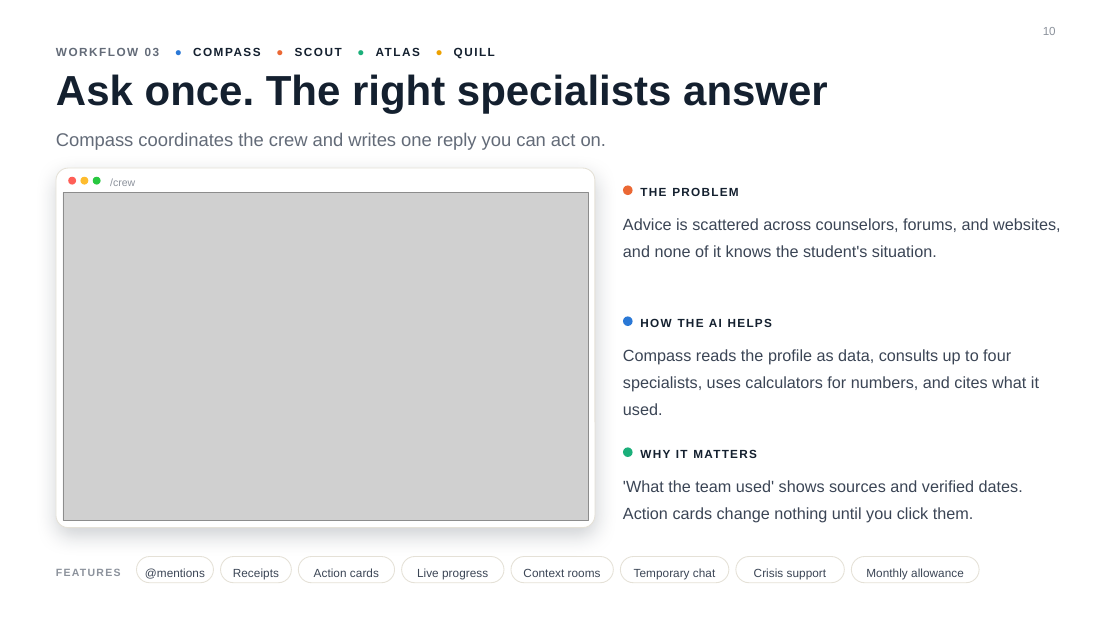
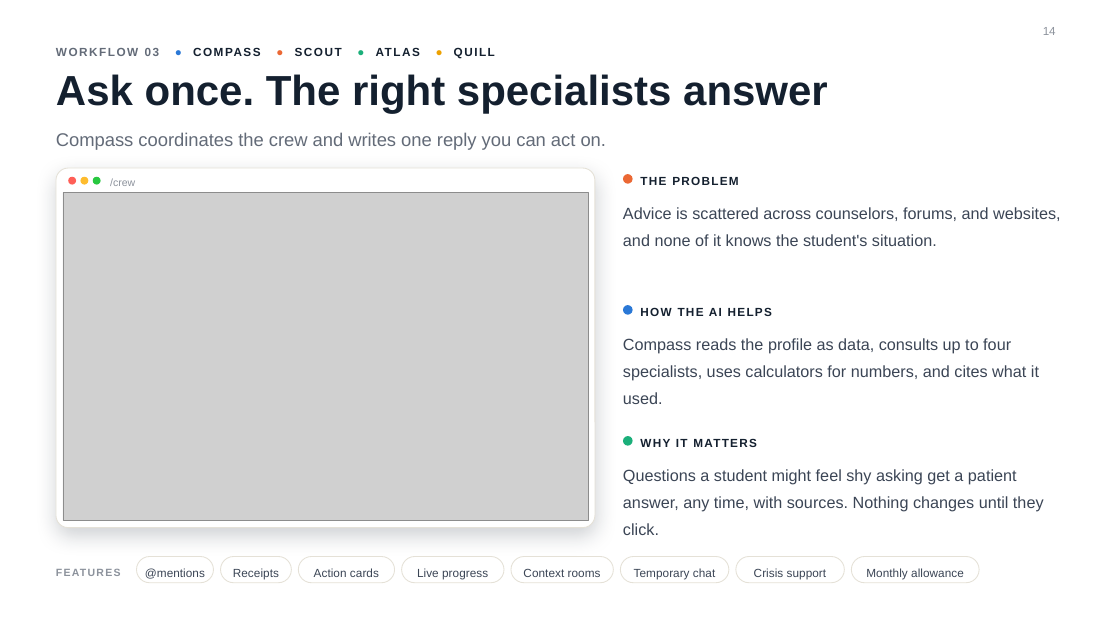
Before and after one commit to reykoaparicio/scholarcrew, a slide deck: slide 14 of presentation/ScholarCrew.pptx (slide 10 before the commit). Drawn at 1120x630 pixels with LibreOffice and Linux fonts; fonts in the diff are those of the drawing; grey boxes stand for pictures; background and template pictures are left out. Boxes give left, top, right and bottom in pixels: in the first picture for what was removed or moved away, otherwise in the second. Text is boxed around its words. In the diff, an @@ line names an element or a change of style, - is before the commit and + after.

```diff
--- a/presentation/ScholarCrew.pptx
+++ b/presentation/ScholarCrew.pptx
@@ page number at [1043, 27, 1056, 35]: text changed @@
-10
+14
@@ 5 texts, 3 ellipses: place and size @@
-5 texts, 3 ellipses at [623, 186, 1064, 461]
+5 texts, 3 ellipses at [623, 174, 1064, 450]
@@ text at [623, 469, 1044, 535]: text changed @@
-'What the team used' shows sources and verified dates. Action cards change nothing until you click them.
+Questions a student might feel shy asking get a patient answer, any time, with sources. Nothing changes until they click.
```
Also in this commit, not shown: 13 other slides changed, 5 slides added, 4 other files.
